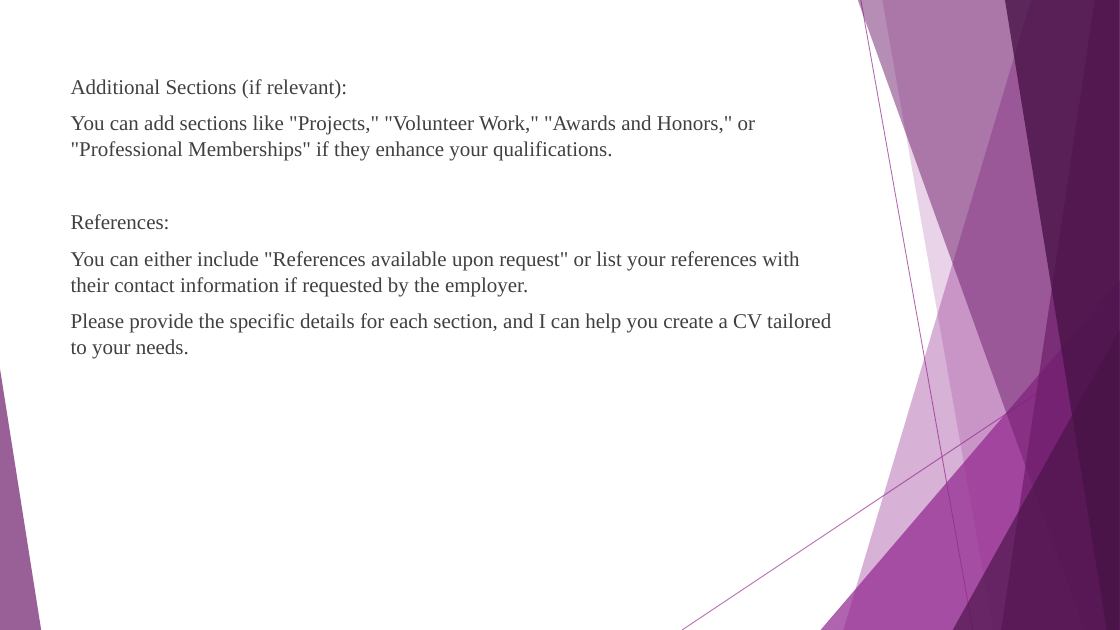
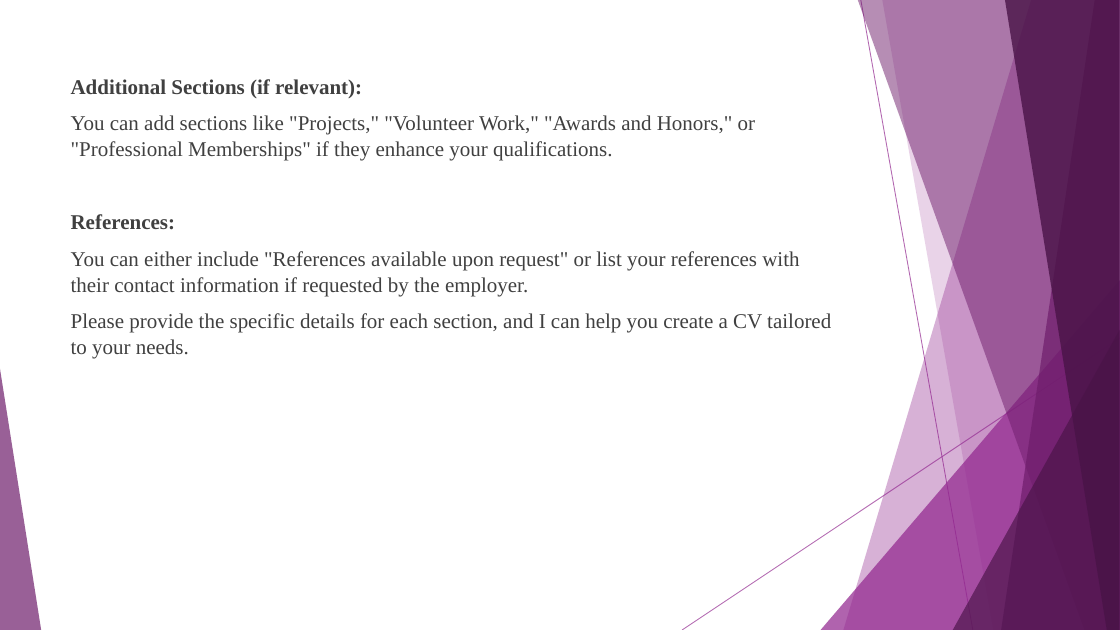
Before and after one commit to MoazzemhossainMoazz/HPP_files, a slide deck: slide 14 of 36 Brand Yourself.pptx. Drawn at 1120x630 pixels with LibreOffice and Linux fonts; fonts in the diff are those of the drawing. Boxes give left, top, right and bottom in pixels: in the first picture for what was removed or moved away, otherwise in the second. Text is boxed around its words. In the diff, an @@ line names an element or a change of style, - is before the commit and + after.

Commit message:
update 36 file

```diff
--- a/36 Brand Yourself.pptx
+++ b/36 Brand Yourself.pptx
@@ text at [71, 79, 362, 230]: bold on in "Additional Sections (if relevant):", "References:" @@
```
